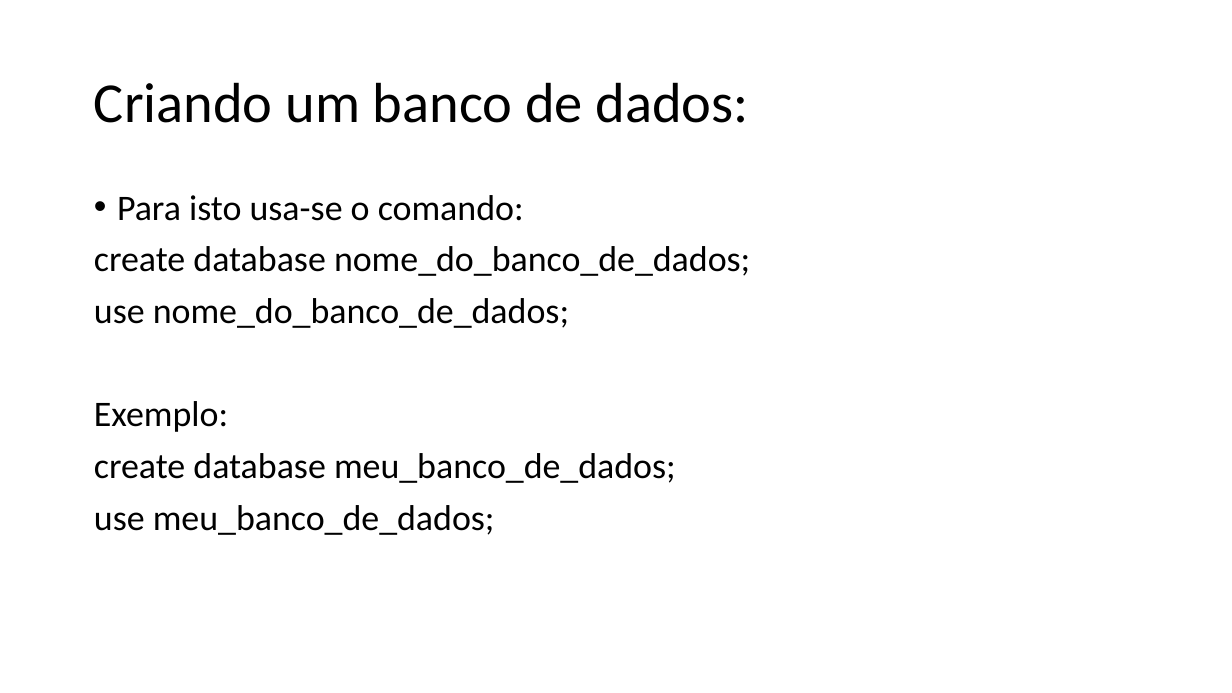
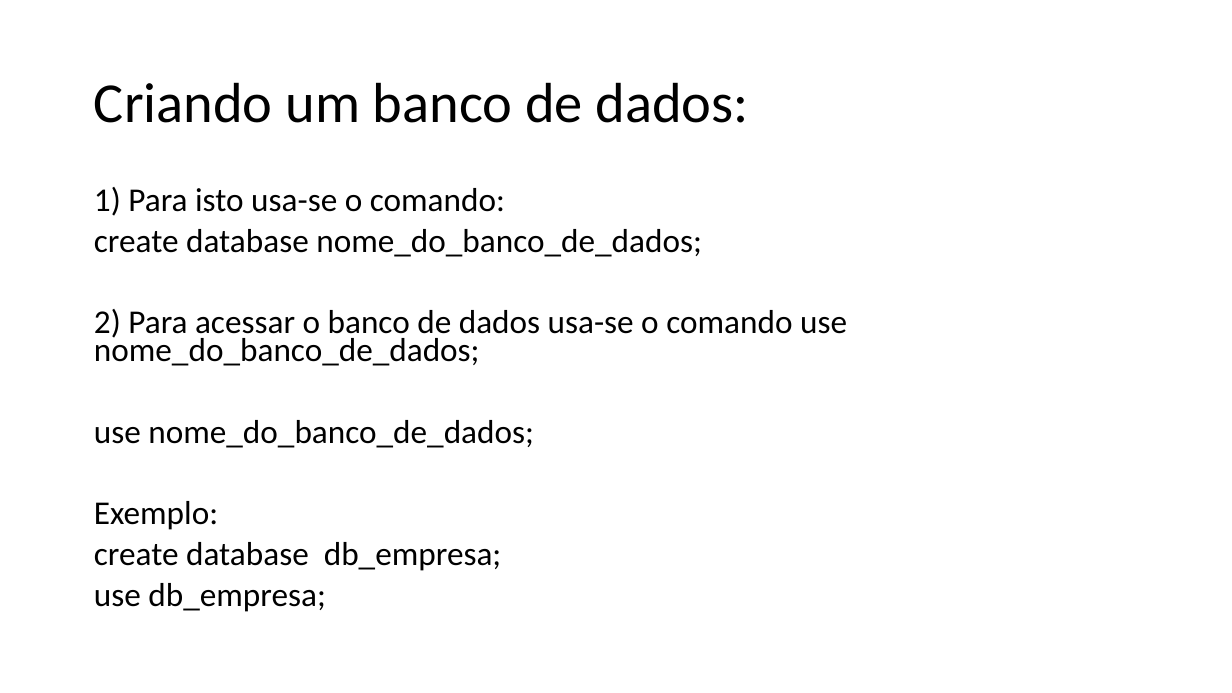
Before and after one commit to dourivaljunior/Curso-de-mySQL, a slide deck: slide 13 of Curso Dev Full Stack aula 01 sql.pptx (slide 11 before the commit). Drawn at 1232x693 pixels with LibreOffice and Linux fonts; fonts in the diff are those of the drawing. Boxes give left, top, right and bottom in pixels: in the first picture for what was removed or moved away, otherwise in the second. Text is boxed around its words. In the diff, an @@ line names an element or a change of style, - is before the commit and + after.

```diff
--- a/Curso Dev Full Stack aula 01 sql.pptx
+++ b/Curso Dev Full Stack aula 01 sql.pptx
@@ text at bbox=[94, 187, 505, 216]: text changed; size 28 to 25.9 pt @@
-• Para isto usa-se o comando:
+1) Para isto usa-se o comando:
@@ text at bbox=[94, 229, 702, 530]: size 28 to 25.9 pt in "create database nome_do_banco_de_dados;", "use nome_do_banco_de_dados;", "Exemplo:"; line spacing 0.9 to 0.7 @@
@@ text at bbox=[94, 309, 847, 366]: paragraph added @@
+2) Para acessar o banco de dados usa-se o comando use nome_do_banco_de_dados;
@@ text at bbox=[94, 542, 502, 612]: text changed; size 28 to 25.9 pt @@
-create database meu_banco_de_dados;
-use meu_banco_de_dados;
+create database db_empresa;
+use db_empresa;
```
Also in this commit, not shown: 16 other slides changed, 9 slides added, 1 slide removed, 1 other file.
